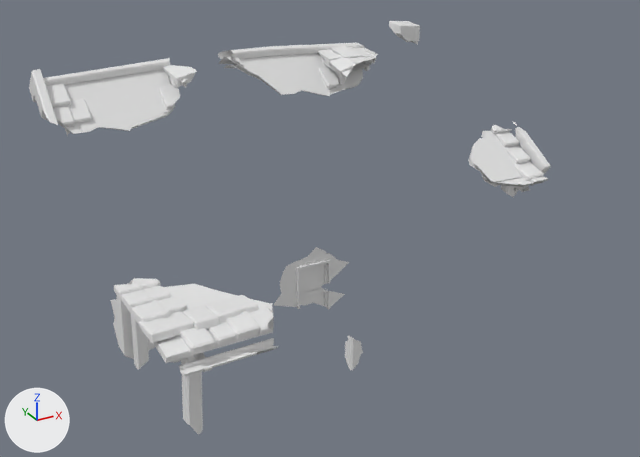
What one commit did to the FBX model Team1_GraduationGame/Assets/3D/Models/House/HouseDestructionAnim.fbx.
Camera for both pictures: a 50 mm lens placed at (-8.61, -10.28, 9.11), pointed at (-1.62, 2.44, 2.75). The axes (+X, +Y, +Z) are drawn at lower left. The lights are the same throughout.

Before the edit, the objects in view are built like this:
```python
me_house_mesh_008 = bpy.data.meshes.new('House_Mesh.008')
me_house_mesh_008.from_pydata(...)  # 1495 vertices, 703 faces; spans x -5.78..3.28, y -0.72..5.58, z 1.01..5.86
me_house_mesh_008.materials.append(mat_house02)  # white #e7e7e7
ob_house_010 = bpy.data.objects.new('House.010', me_house_mesh_008)
ob_house_010.location = (0.0, 0.0, 0.0)
```
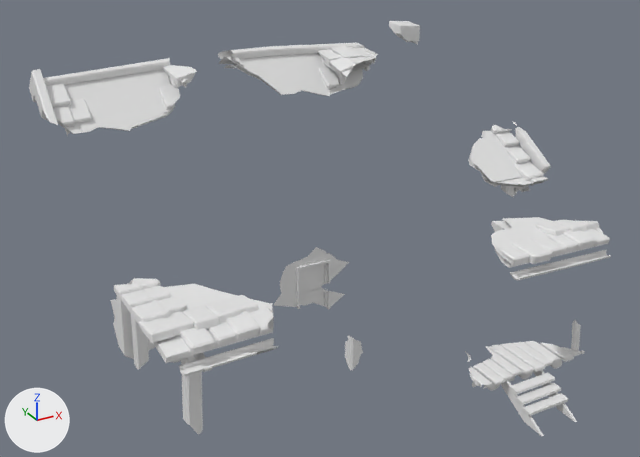
What differs and where, as boxes (x1, y1, x2, y2) in the pictures (640 x 457 px):
'House.010', reshaped (11% wider): before (29, 21, 551, 435); after (29, 21, 611, 436)
part 1 of me_house_mesh_008, added: after (536, 222, 569, 236)
part 2 of me_house_mesh_008, added: after (531, 236, 565, 257)
part 3 of me_house_mesh_008, added: after (563, 230, 596, 249)
part 4 of me_house_mesh_008, added: after (547, 234, 579, 253)
part 5 of me_house_mesh_008, added: after (465, 320, 585, 436)
part 6 of me_house_mesh_008, added: after (491, 217, 611, 280)

What changed in the scene script:
```text
Add mat_house01:
    mat_house01 = principled_material('House01')
    mat_house01.base_color = (0.8, 0.8, 0.8)  # white #e7e7e7
    mat_house01.roughness = 0.553
Change me_house_mesh_008:
    used by ob_house_010; location = (0.0, 0.0, 0.0)
    remove me_house_mesh_008.from_pydata(...)  # 1495 vertices, 703 faces; spans x -5.78..3.28, y -0.72..5.58, z 1.01..5.86
    add me_house_mesh_008.from_pydata(...)  # 2239 vertices, 1139 faces; spans x -5.78..3.28, y -1.08..5.58, z -0.32..5.86
    me_house_mesh_008 part 1: the loose piece of 16 vertices spanning x -4.67..-4.32, y -0.21..0.31, z 2.96..3.1 is copied, and the copy is multiplied about its middle by the matrix ((0.977, 0.016, 0.032), (-0.016, 0.978, 0.011), (-0.032, -0.011, 0.977)), then moved by (6.15, 0.03, -0.06); it spans x 1.48..1.83, y -0.17..0.33, z 2.91..3.04
    me_house_mesh_008 part 2: the loose piece of 16 vertices spanning x -4.57..-4.21, y -0.61..-0.08, z 2.86..3.03 is copied, and the copy is multiplied about its middle by the matrix ((0.969, -0.028, 0.051), (0.027, 0.971, 0.008), (-0.051, -0.006, 0.97)), then moved by (5.56, 0.0, -0.04); it spans x 1.0..1.35, y -0.6..-0.1, z 2.83..2.98
    me_house_mesh_008 part 3: the loose piece of 16 vertices spanning x -4.57..-4.21, y -0.61..-0.08, z 2.86..3.03 is copied, and the copy is scaled about its middle by (1.01, 0.995, 0.931), then moved by (6.22, -0.01, -0.03); it spans x 1.65..2.02, y -0.62..-0.09, z 2.84..2.99
    me_house_mesh_008 part 4: the loose piece of 16 vertices spanning x -4.84..-4.49, y -0.55..-0.05, z 2.82..2.97 is copied, and the copy is moved by (6.22, -0.01, -0.02); it spans x 1.39..1.74, y -0.56..-0.06, z 2.8..2.95
    me_house_mesh_008 part 5: 442 vertices added at x 0.03..2.76, y -1.08..1.29, z -0.32..0.99
    me_house_mesh_008 part 6: 238 vertices added at x 0.22..2.48, y -0.71..0.95, z 2.41..3.06
    add me_house_mesh_008.materials.append(mat_house01)  # white #e7e7e7
```
